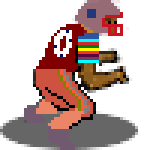
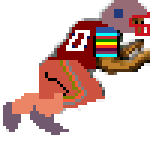
Two versions of the same layered image (150x150). Layer-by-layer changes:
painted on "A_Stand_Player.png" over (x1=3, y1=0, x2=150, y2=150)
hid "Layer" over (x1=0, y1=111, x2=138, y2=150)
